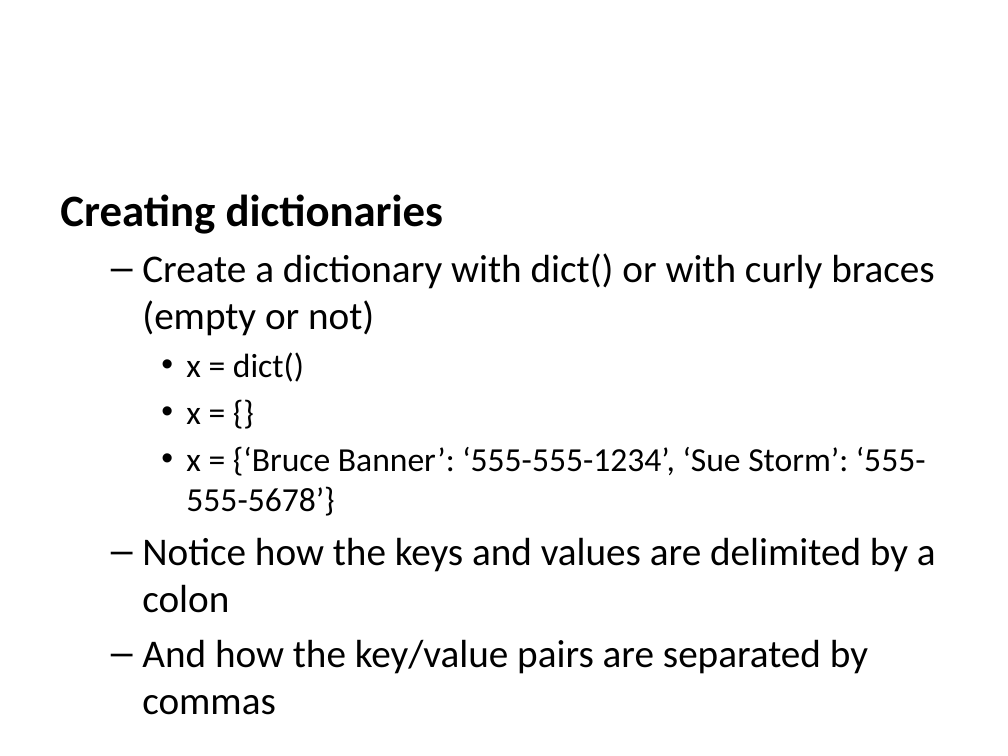
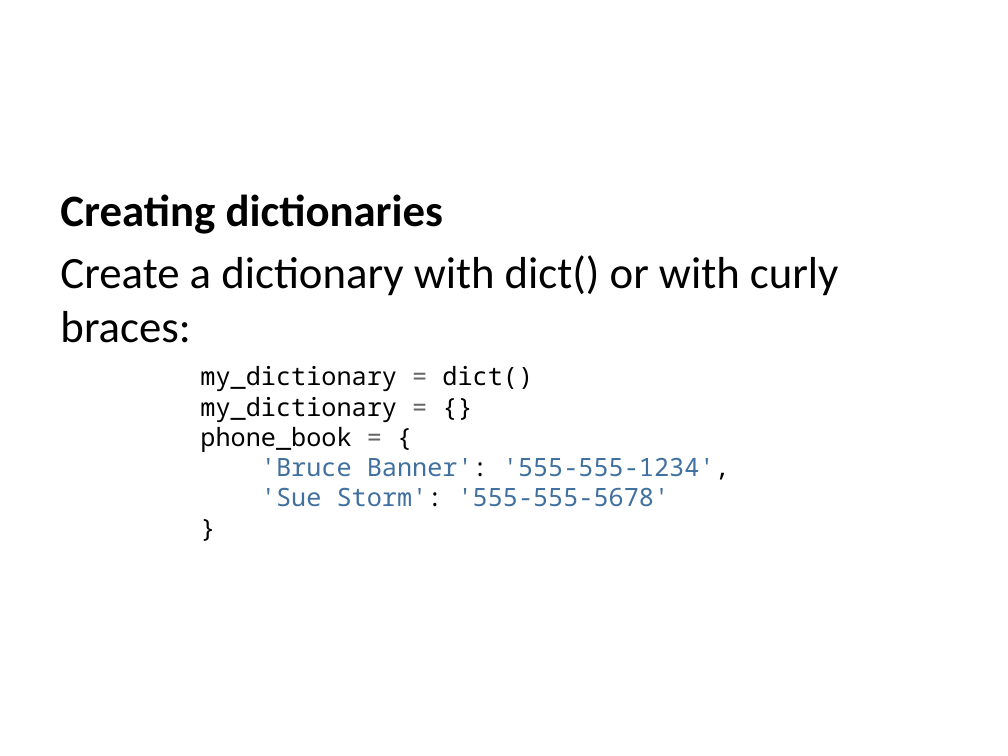
Before and after one commit to edsu/inst326, a slide deck: slide 23 of modules/module03/slides.pptx. Drawn at 1008x756 pixels with LibreOffice and Linux fonts; fonts in the diff are those of the drawing. Boxes give left, top, right and bottom in pixels: in the first picture for what was removed or moved away, otherwise in the second. Text is boxed around its words. In the diff, an @@ line names an element or a change of style, - is before the commit and + after.

```diff
--- a/modules/module03/slides.pptx
+++ b/modules/module03/slides.pptx
@@ text at (x1=60, y1=255, x2=839, y2=507): text changed; size 28 to 18 pt; font Calibri to Noto Sans Mono @@
-  – Create a dictionary with dict() or with curly braces (empty or not)
-    • x = dict()
-    • x = {}
-    • x = {‘Bruce Banner’: ‘555-555-1234’, ‘Sue Storm’: ‘555-555-5678’}
-  – Notice how the keys and values are delimited by a colon
-  – And how the key/value pairs are separated by commas
+Create a dictionary with dict() or with curly braces:
+my_dictionary = dict()
+my_dictionary = {}
+phone_book = {
+'Bruce Banner': '555-555-1234',
+'Sue Storm': '555-555-5678'
+}
```
Also in this commit, not shown: 7 other slides changed, 6 slides added, 2 slides removed, 4 other files.
